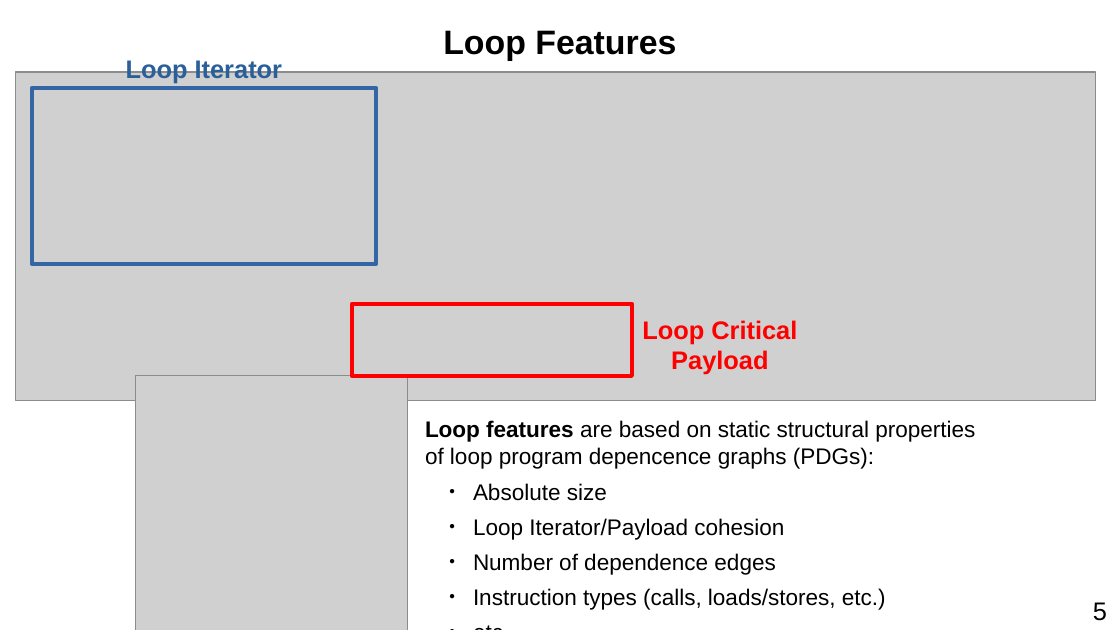
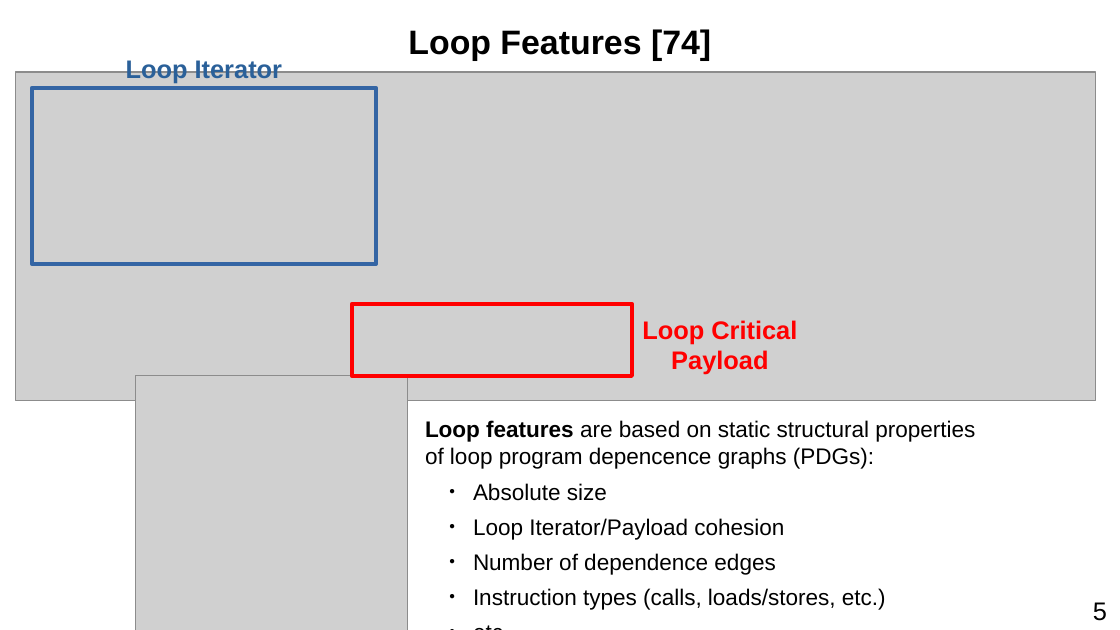
Before and after one commit to harel-coffee/PParMetrics-auto, a slide deck: slide 23 of doc/AI_SEPS_2019_talk/presentation.odp. Drawn at 1120x630 pixels with LibreOffice and Linux fonts; fonts in the diff are those of the drawing; grey boxes stand for pictures. Boxes give left, top, right and bottom in pixels: in the first picture for what was removed or moved away, otherwise in the second. Text is boxed around its words. In the diff, an @@ line names an element or a change of style, - is before the commit and + after.

```diff
--- a/doc/AI_SEPS_2019_talk/presentation.odp
+++ b/doc/AI_SEPS_2019_talk/presentation.odp
@@ text at [408,29,711,61]: text changed @@
-Loop Features
+Loop Features [74]
```
Also in this commit, not shown: 1 other slide changed, 1 slide added, 1 other file.
